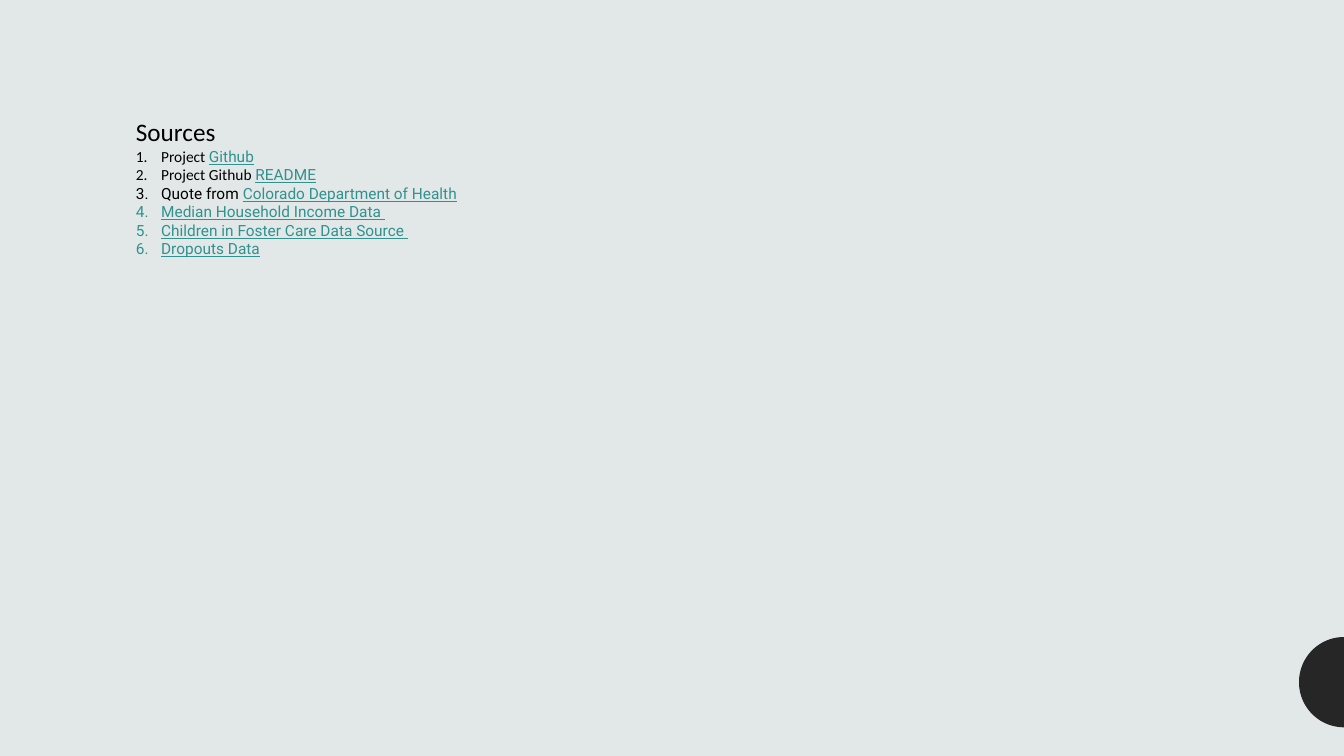
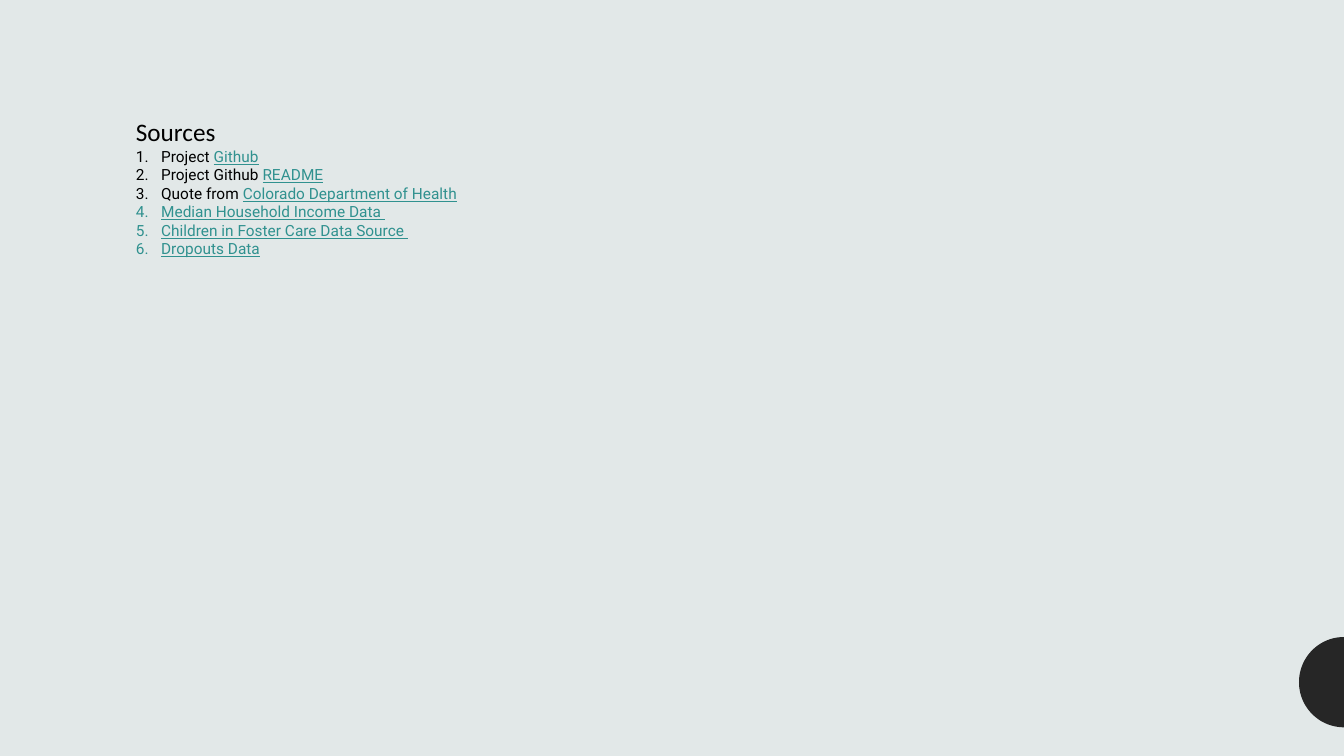
Before and after one commit to lordegraves/exploring_data_in_foster_care, a slide deck: slide 15 of Resources/Project1_Presentation.pptx. Drawn at 1344x756 pixels with LibreOffice and Linux fonts; fonts in the diff are those of the drawing. Boxes give left, top, right and bottom in pixels: in the first picture for what was removed or moved away, otherwise in the second. Text is boxed around its words. In the diff, an @@ line names an element or a change of style, - is before the commit and + after.

```diff
--- a/Resources/Project1_Presentation.pptx
+++ b/Resources/Project1_Presentation.pptx
@@ text at (x1=161, y1=150, x2=324, y2=184): font Calibri to Roboto in "Project", "Project Github" @@
```
Also in this commit, not shown: 2 other slides changed, 1 slide added, 1 slide removed.
